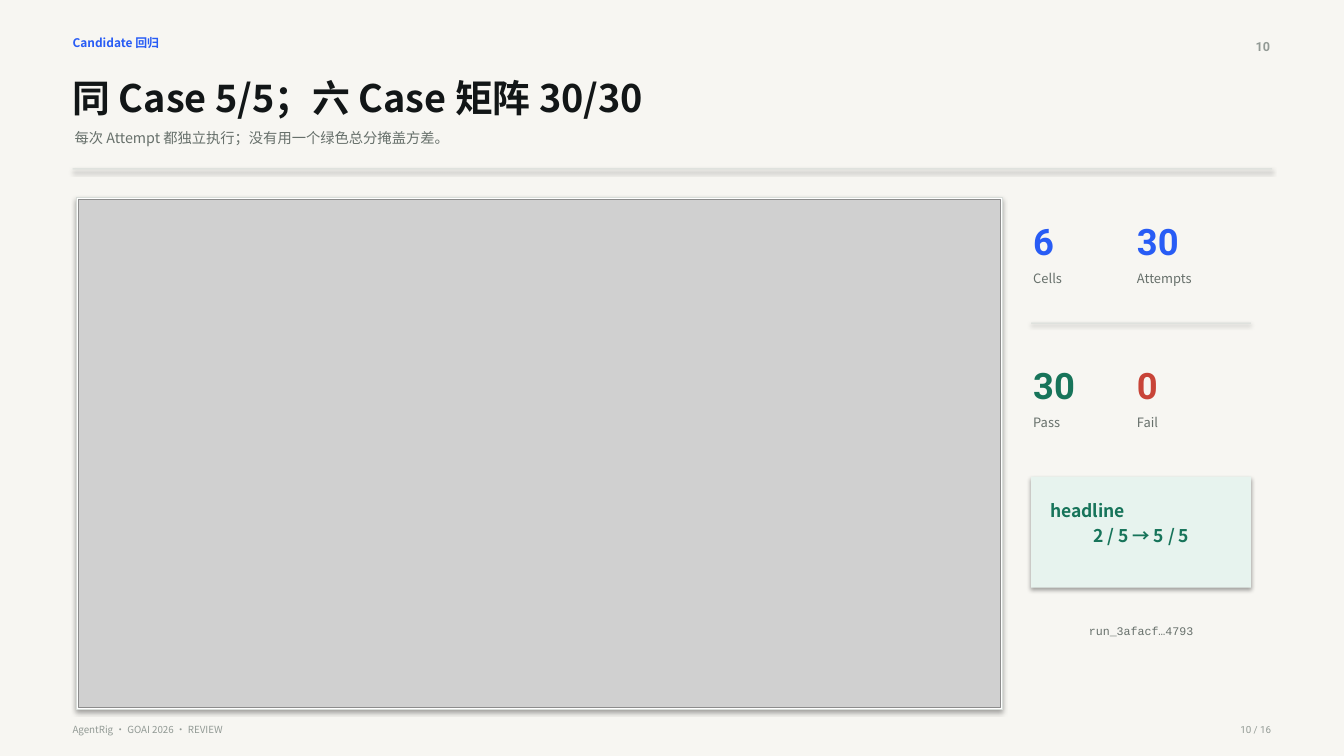
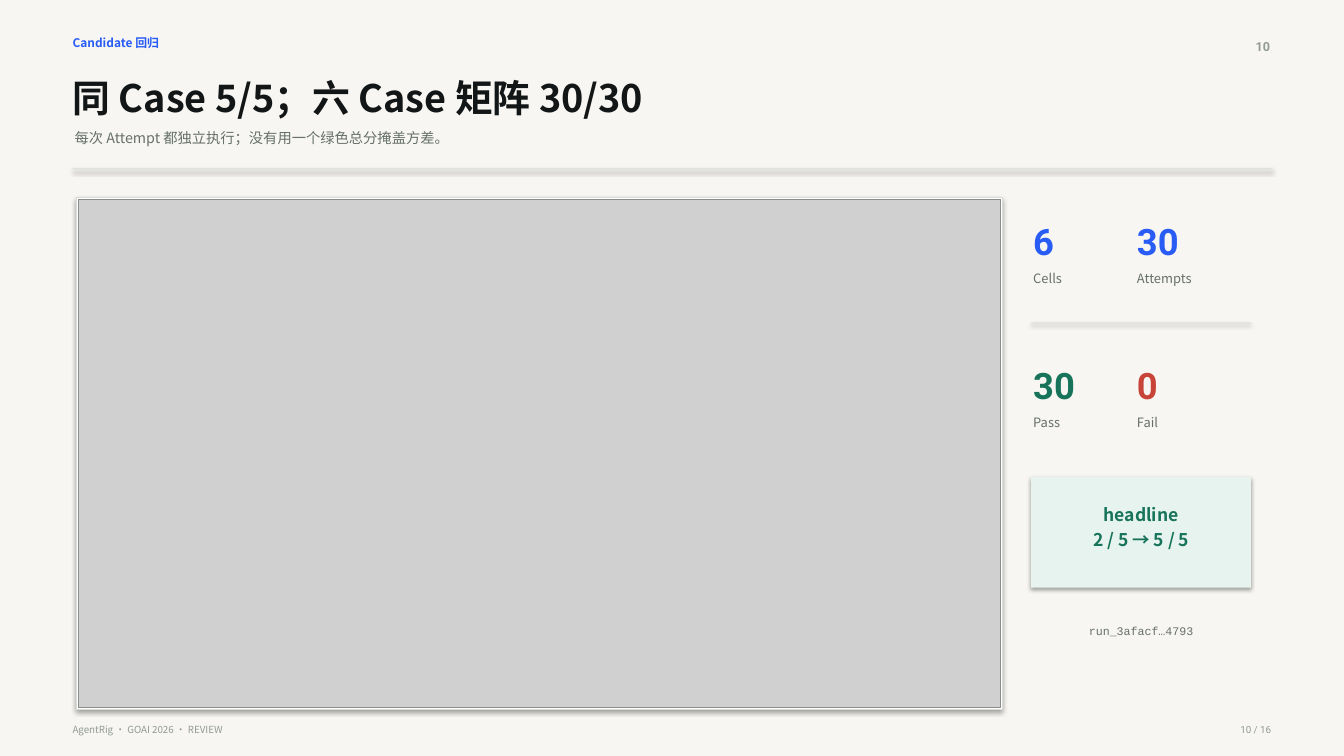
Before and after one commit to ChenCJ-io/agentrig, a slide deck: slide 10 of docs/competition/AgentRig-GOAI-2026-初赛方案.pptx. Drawn at 1344x756 pixels with LibreOffice and Linux fonts; fonts in the diff are those of the drawing; grey boxes stand for pictures. Boxes give left, top, right and bottom in pixels: in the first picture for what was removed or moved away, otherwise in the second. Text is boxed around its words. In the diff, an @@ line names an element or a change of style, - is before the commit and + after.

```diff
--- a/docs/competition/AgentRig-GOAI-2026-初赛方案.pptx
+++ b/docs/competition/AgentRig-GOAI-2026-初赛方案.pptx
@@ text at bbox=[1093, 507, 1189, 547]: text changed @@
-headline
-2 / 5 → 5 / 5
+headline
+2 / 5 → 5 / 5
```
Also in this commit, not shown: 12 other slides changed, 13 other files.
